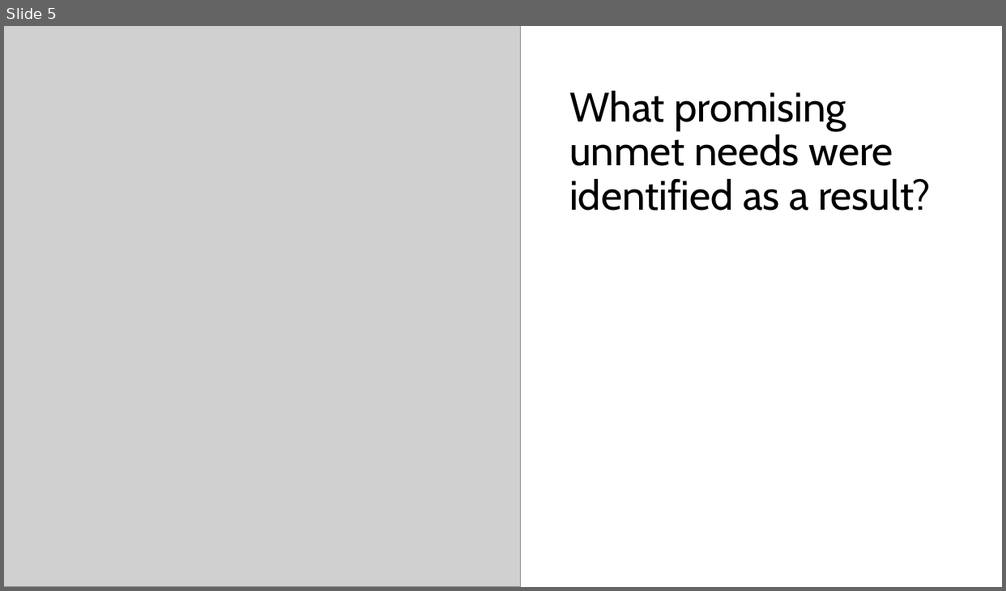
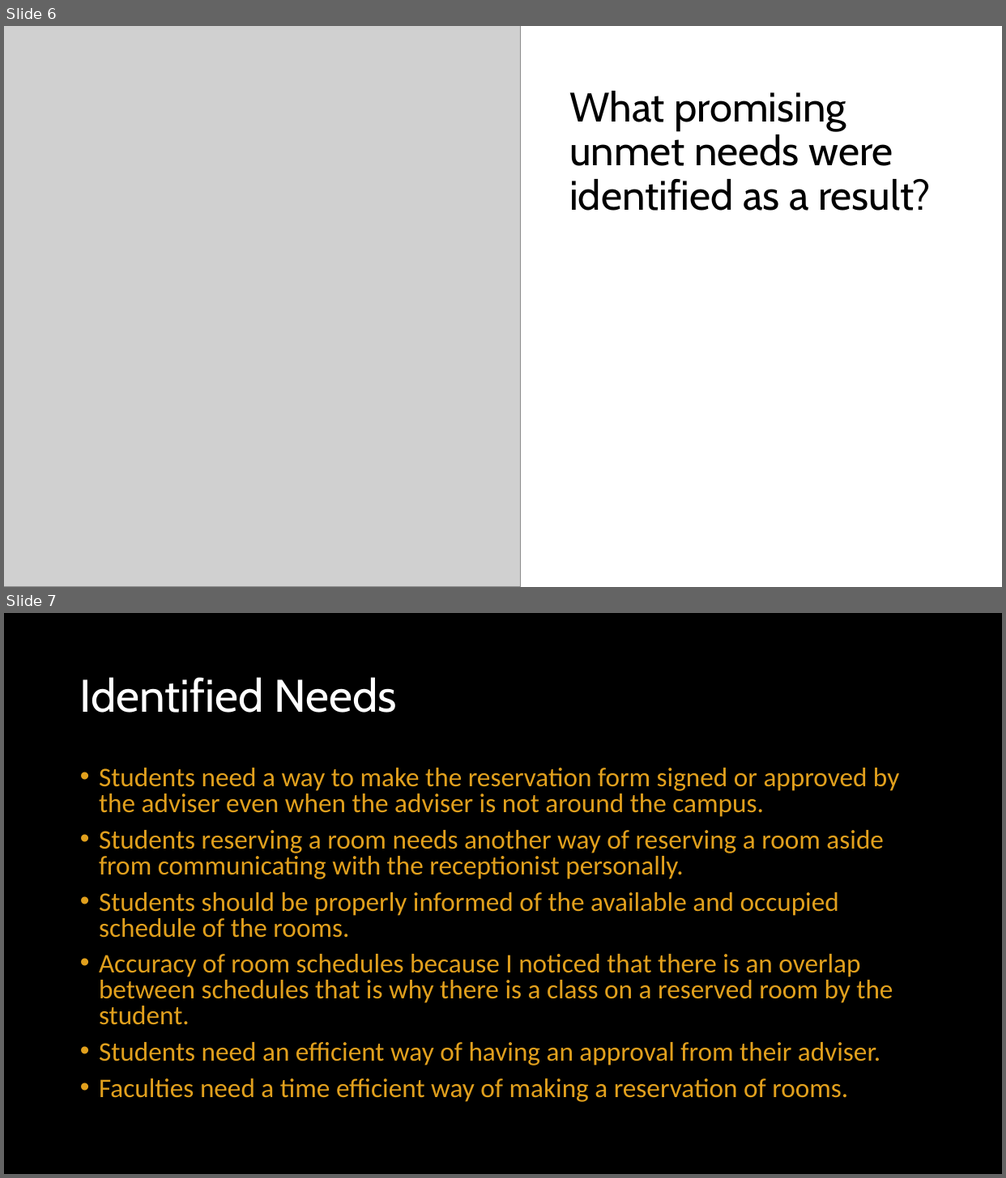
Before and after one commit to bmdelacruz2/userdesmi182A1-bmdelacruz2-ayrealiza, a slide deck: NeedfindingPresentation.pptx. Shown one above the other, each under a label of ours: slide 5 before the commit, slides 6 and 7 after it. The pictures are 1006x591 and 1006x1178 pixels, drawn with LibreOffice and Linux fonts; fonts in the diff are those of the drawing; grey boxes stand for pictures; background and template pictures are left out. Boxes give left, top, right and bottom in pixels: in the first picture for what was removed or moved away, otherwise in the second. Text is boxed around its words. In the diff, an @@ line names an element or a change of style, - is before the commit and + after.

```diff
--- a/NeedfindingPresentation.pptx
+++ b/NeedfindingPresentation.pptx
@@ slide 7 added at (x1=4, y1=613, x2=1002, y2=1174), background picture (left out) @@
@@ title added at (x1=80, y1=677, x2=397, y2=713), 44 pt, text #FFFFFF @@
+Identified Needs
@@ text added at (x1=99, y1=768, x2=899, y2=1102), 25.9 pt, text #E1A01D @@
+• Students need a way to make the reservation form signed or approved by the adviser even when the adviser is not around the campus.
+• Students reserving a room needs another way of reserving a room aside from communicating with the receptionist personally.
+• Students should be properly informed of the available and occupied schedule of the rooms.
+• Accuracy of room schedules because I noticed that there is an overlap between schedules that is why there is a class on a reserved room by the student.
+• Students need an efficient way of having an approval from their adviser.
+• Faculties need a time efficient way of making a reservation of rooms.
@@ what was slide 5 is now slide 6 @@
```
Also in this commit, not shown: 4 other slides added.
